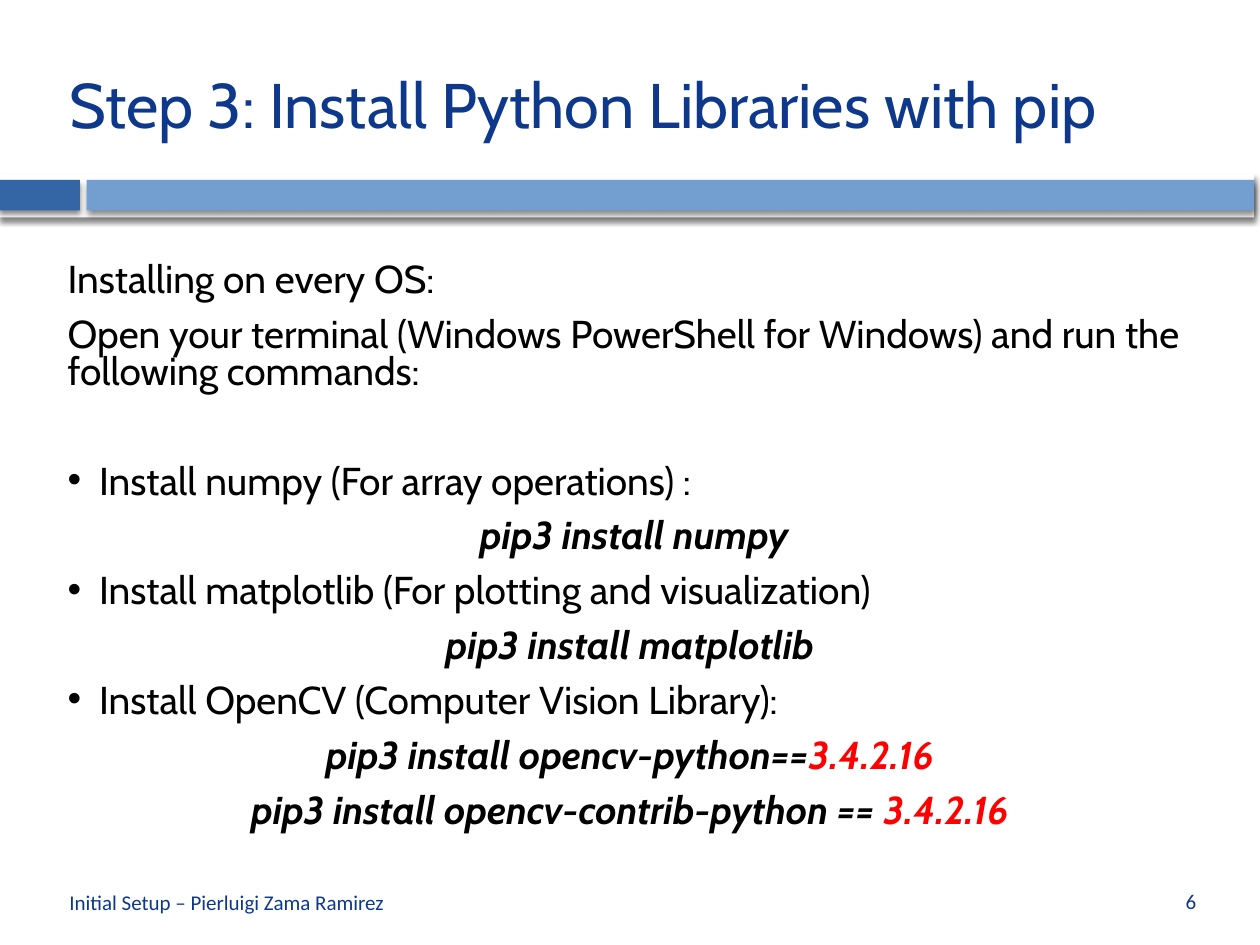
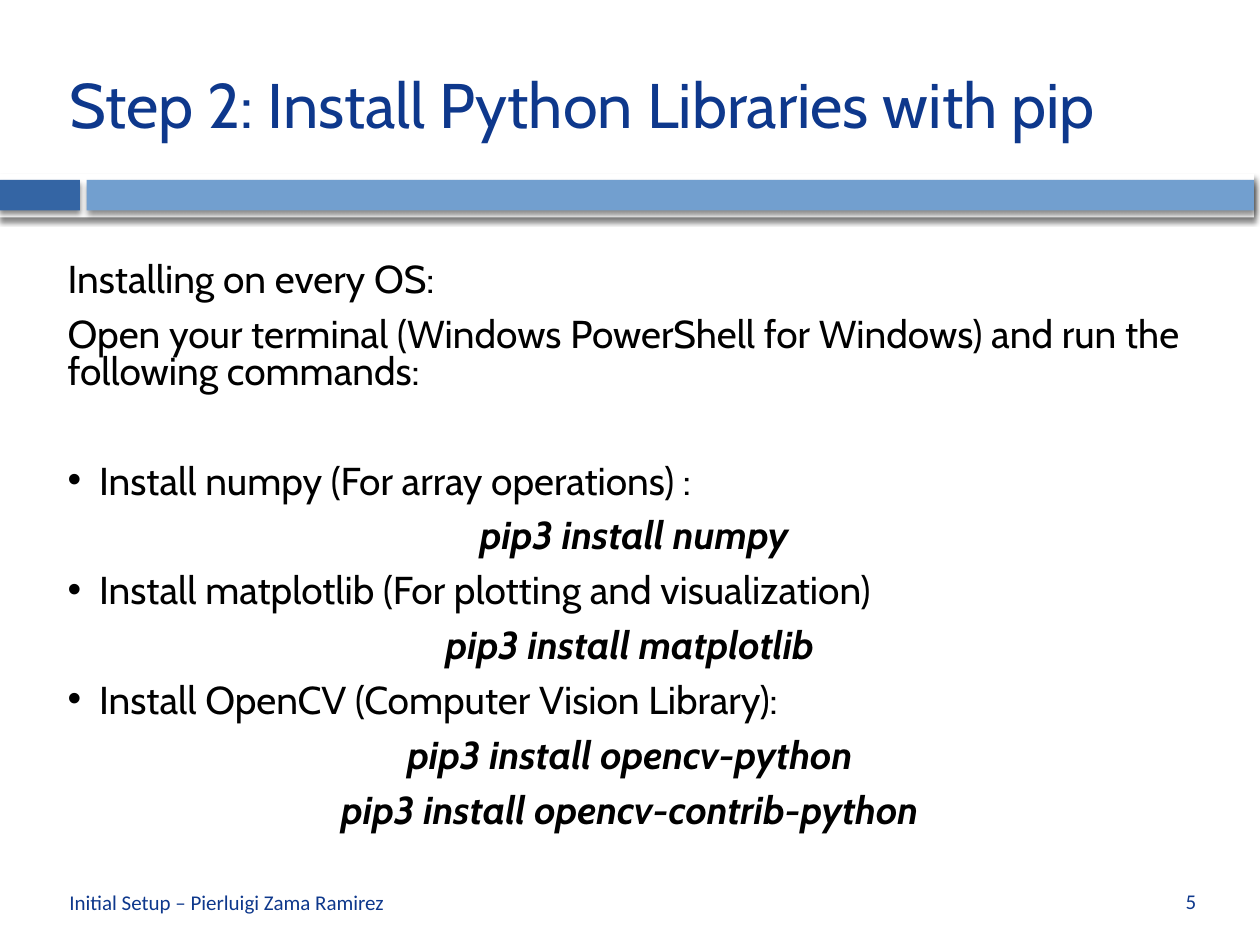
Before and after one commit to CVLAB-Unibo/ComputerVisionImageProcessing-LabSessions, a slide deck: slide 5 of LabSession0 - Initial Setup.pptx (slide 6 before the commit). Drawn at 1260x945 pixels with LibreOffice and Linux fonts; fonts in the diff are those of the drawing; background and template pictures are left out. Boxes give left, top, right and bottom in pixels: in the first picture for what was removed or moved away, otherwise in the second. Text is boxed around its words. In the diff, an @@ line names an element or a change of style, - is before the commit and + after.

```diff
--- a/LabSession0 - Initial Setup.pptx
+++ b/LabSession0 - Initial Setup.pptx
@@ title at (x1=69, y1=80, x2=1096, y2=143): text changed @@
-Step 3: Install Python Libraries with pip
+Step 2: Install Python Libraries with pip
@@ text at (x1=341, y1=740, x2=918, y2=833): text changed @@
-pip3 install opencv-python==3.4.2.16
-pip3 install opencv-contrib-python == 3.4.2.16
+pip3 install opencv-python
+pip3 install opencv-contrib-python
@@ page number at (x1=1186, y1=895, x2=1197, y2=909): text changed @@
-6
+5
```
Also in this commit, not shown: 4 other slides changed, 1 slide removed, 6 other files.
